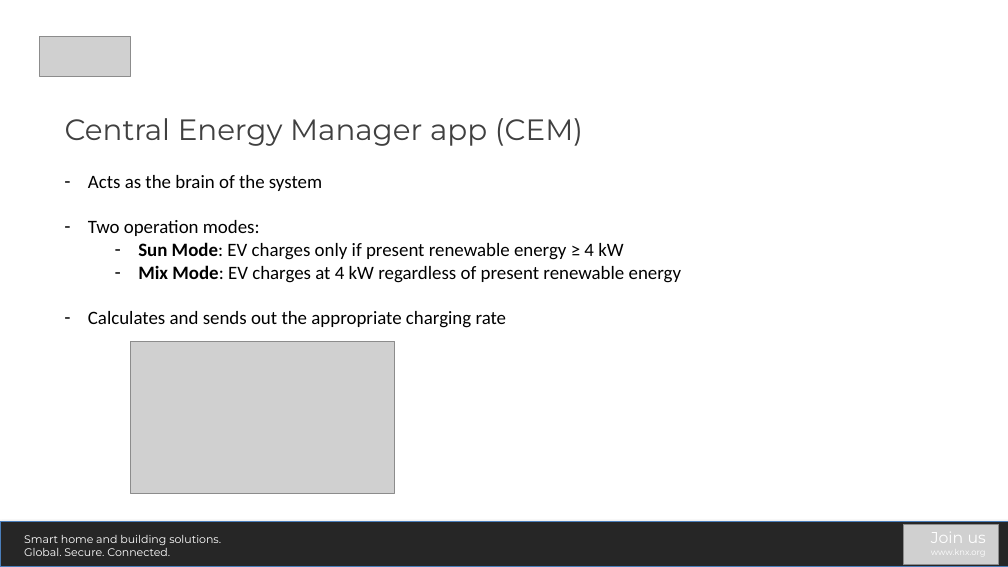
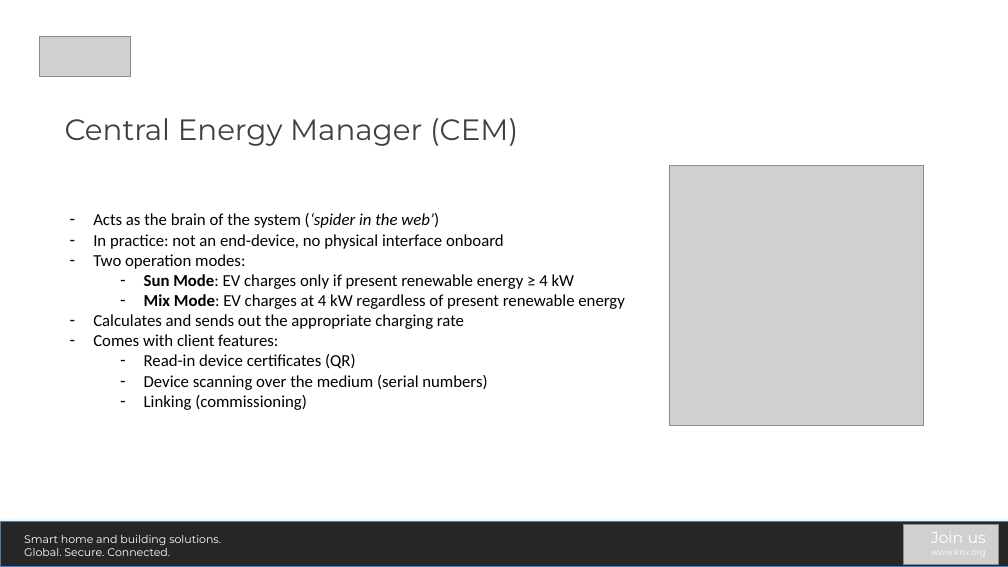
Before and after one commit to Adam-Maciuga/sdk-knx-iot-point-api-stack, a slide deck: slide 10 of apps/EMS/EMS-phase2.pptx (slide 7 before the commit). Drawn at 1008x567 pixels with LibreOffice and Linux fonts; fonts in the diff are those of the drawing; grey boxes stand for pictures. Boxes give left, top, right and bottom in pixels: in the first picture for what was removed or moved away, otherwise in the second. Text is boxed around its words. In the diff, an @@ line names an element or a change of style, - is before the commit and + after.

```diff
--- a/apps/EMS/EMS-phase2.pptx
+++ b/apps/EMS/EMS-phase2.pptx
@@ text at (65,118,518,146): text changed @@
-Central Energy Manager app (CEM)
+Central Energy Manager (CEM)
@@ picture added at (669,166,924,425) @@
@@ text "Acts as the brain of ...": place and size @@
-text "Acts as the brain of ..." at (88,175,681,328)
+text "Acts as the brain of ..." at (93,213,625,410)
@@ text at (93,213,504,249): text changed; size 18 to 16 pt @@
-– Acts as the brain of the system
+– Acts as the brain of the system (‘spider in the web’)
+– In practice: not an end-device, no physical interface onboard
@@ text at (93,254,625,329): size 18 to 16 pt in "Two operation modes:", "Sun Mode: EV charges only if present ...", "Mix Mode: EV charges at 4 kW ...", "Calculates and sends out the appropriate charging ..." @@
@@ text at (93,334,487,410): paragraphs added @@
+– Comes with client features:
+  – Read-in device certificates (QR)
+  – Device scanning over the medium (serial numbers)
+  – Linking (commissioning)
@@ picture removed at (131,342,395,494) @@
```
Also in this commit, not shown: 4 other slides changed, 4 slides added, 1 slide removed, 6 other files.
